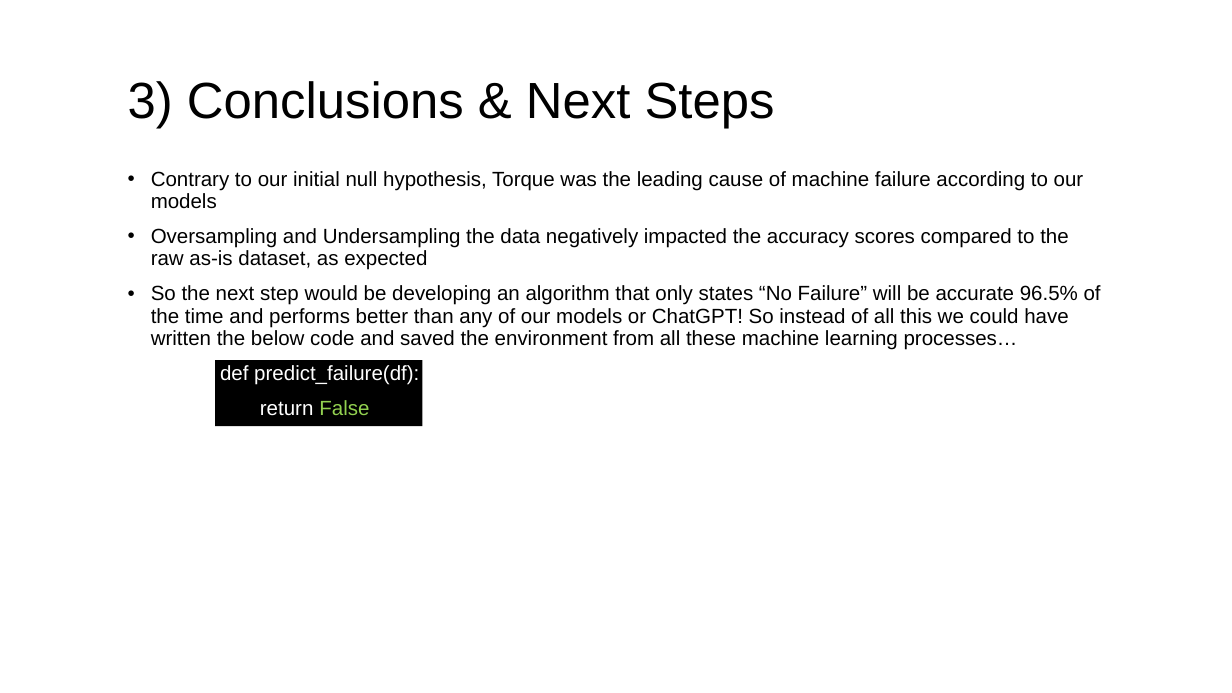
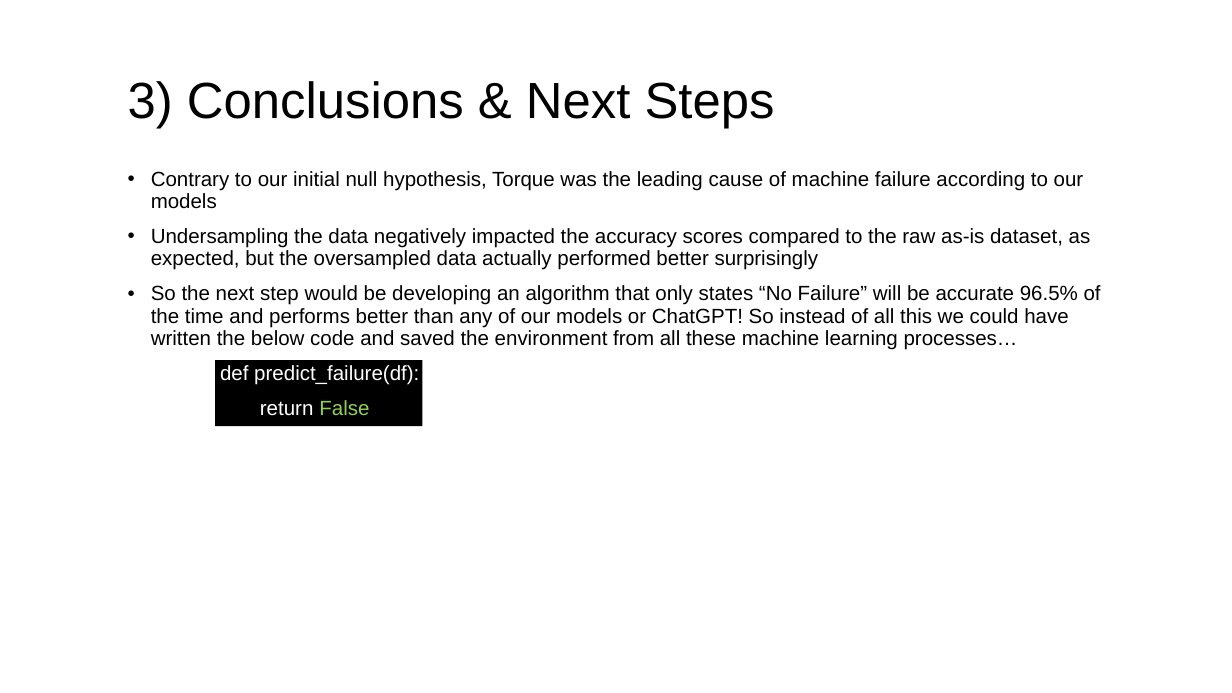
Before and after one commit to lnyousif/machine-maintenance, a slide deck: slide 9 of presentation/Machine Maintenance Analysis v2.pptx. Drawn at 1232x693 pixels with LibreOffice and Linux fonts; fonts in the diff are those of the drawing. Boxes give left, top, right and bottom in pixels: in the first picture for what was removed or moved away, otherwise in the second. Text is boxed around its words. In the diff, an @@ line names an element or a change of style, - is before the commit and + after.

Commit message:
Updated presentation deck

```diff
--- a/presentation/Machine Maintenance Analysis v2.pptx
+++ b/presentation/Machine Maintenance Analysis v2.pptx
@@ text at (151, 228, 1091, 270): text changed @@
-• Oversampling and Undersampling the data negatively impacted the accuracy scores compared to the raw as-is dataset, as expected
+• Undersampling the data negatively impacted the accuracy scores compared to the raw as-is dataset, as expected, but the oversampled data actually performed better surprisingly
```
